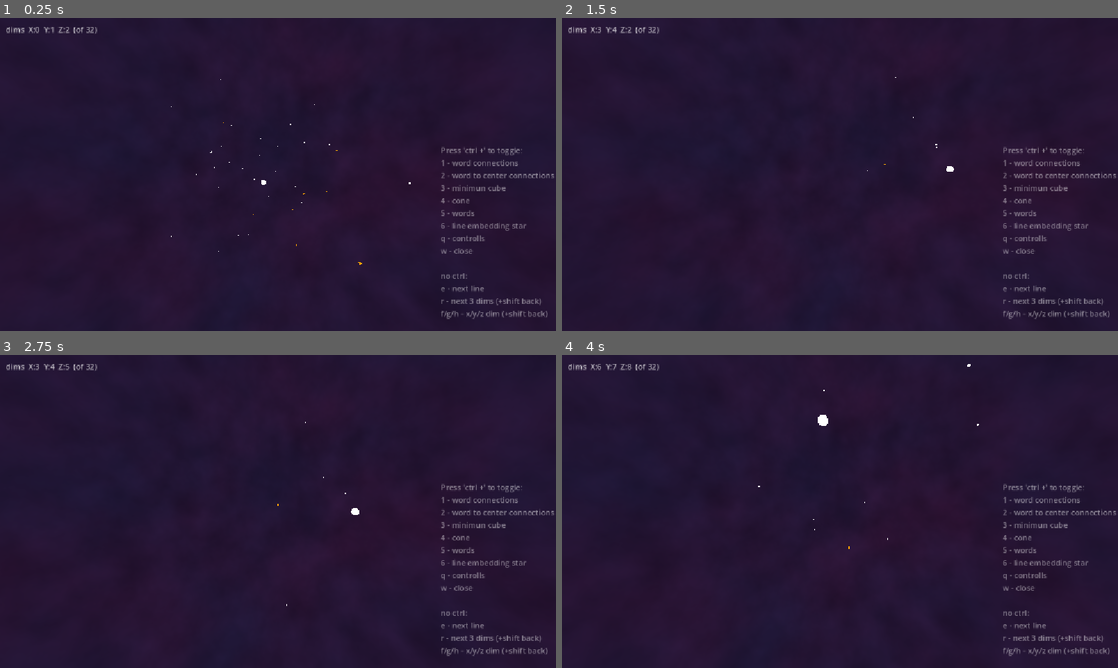
Above: before the commit, frames 1-4 (two rows, left to right).
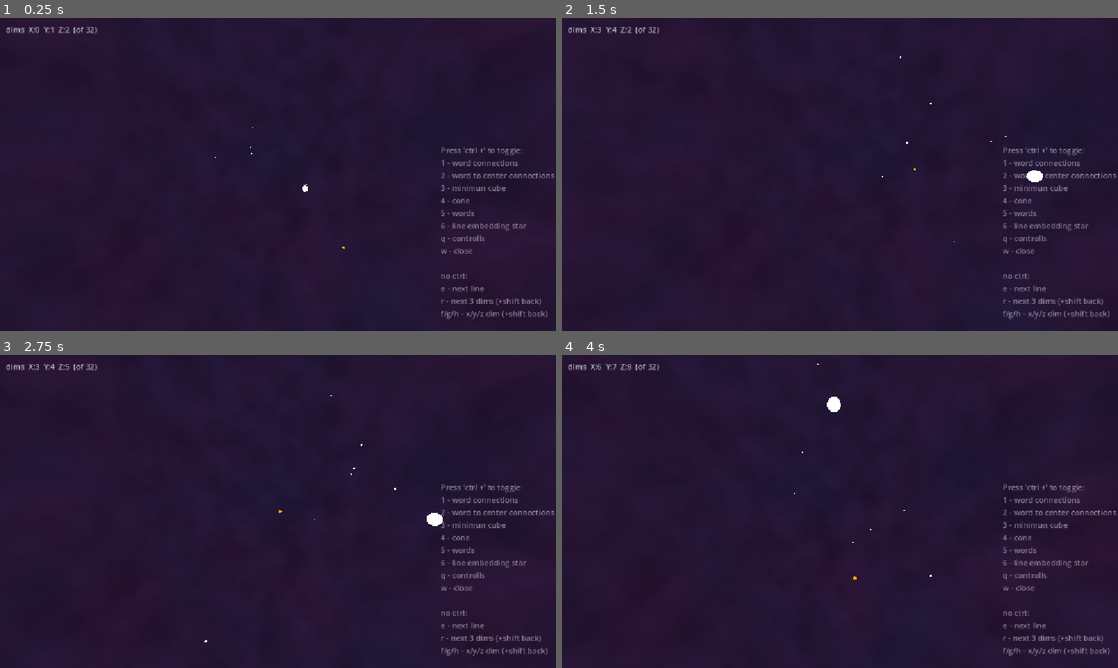
Above: after the commit, the same moments.

Repository: JohnnyEch0/embedding-test
Game: Godot game, scene res://main.tscn
Two runs of this game, one before a commit and one after it. Both use one fixed random seed, a clock stepped at 60 frames per second and the inputs below.
Inputs (mouse positions are in pixels of both pictures, inside the frame that each line leads up to):
- Up to frame 1 (0.25 s): no input
- Up to frame 2 (1.5 s): tap Enter at 0.5 s; move the mouse to (867, 174) at 0.52 s; hold W (move_forward) from 0.53 s (still down); tap F (dim_x_plus) at 0.6 s; move the mouse to (812, 174) at 1.27 s; tap G (dim_y_plus) at 1.35 s
- Up to frame 3 (2.75 s): keep holding W (move_forward); move the mouse to (289, 505) at 2.02 s; tap H (dim_z_plus) at 2.1 s
- Up to frame 4 (4 s): keep holding W (move_forward); move the mouse to (834, 517) at 2.77 s; tap R (next_dims) at 2.85 s; move the mouse to (878, 514) at 3.52 s; hold E (next_line) from 3.53 s (still down)

The runs differ from the first frame. In frame 1, less than 0.1% of the frame differs, in the area x 30-74%, y 19-79%; in frame 2, 0.1%; in frame 3, 0.1%; in frame 4, 0.2%, in the area x 35-75%, y 2-72%.

Commit message:
Cleanup

Diff:
--- a/godot/main.gd
+++ b/godot/main.gd
@@ -5,7 +5,7 @@
 
 var cur_line := [0]
 # === configuration
-@export var normal_look: ViewSetting
+# @export var normal_look: ViewSetting   # will be added later
 
 
 # === dimension switching (state + semantics in dim_map.gd)
@@ -38,7 +38,6 @@
 	set_automation(automation)
 	_rebuild()
 	_setup_dim_map()
-	stars_node.create_stars_from_data([1, 2, 3, 4, 5, 6, 7, 8], [], true, true)
 	pass # Replace with function body.
 
 
--- a/godot/main.tscn
+++ b/godot/main.tscn
@@ -4,13 +4,8 @@
 [ext_resource type="Script" uid="uid://ct1hpf3weoa8x" path="res://main.gd" id="1_h2yge"]
 [ext_resource type="Script" uid="uid://t7cwwx4rwxi0" path="res://spheres.gd" id="1_ig7tw"]
 [ext_resource type="Shader" uid="uid://d0ghiwya5633m" path="res://space.gdshader" id="2_1bvp3"]
-[ext_resource type="Script" uid="uid://bpcs62kqohalo" path="res://scripts/view_settings.gd" id="2_272bh"]
 [ext_resource type="Script" uid="uid://db1ckkjyudw5q" path="res://auto_orbit.gd" id="5_lquwl"]
 [ext_resource type="Script" uid="uid://cufxrrl55ss6n" path="res://controlls_label.gd" id="6_7mycd"]
-
-[sub_resource type="Resource" id="Resource_7mycd"]
-script = ExtResource("2_272bh")
-metadata/_custom_type_script = "uid://bpcs62kqohalo"
 
 [sub_resource type="ShaderMaterial" id="ShaderMaterial_h2yge"]
 shader = ExtResource("2_1bvp3")
@@ -37,7 +32,6 @@
 
 [node name="main" type="Node3D" unique_id=475395517]
 script = ExtResource("1_h2yge")
-normal_look = SubResource("Resource_7mycd")
 automation = true
 show_line_stars = true
 show_poem_stars = true
